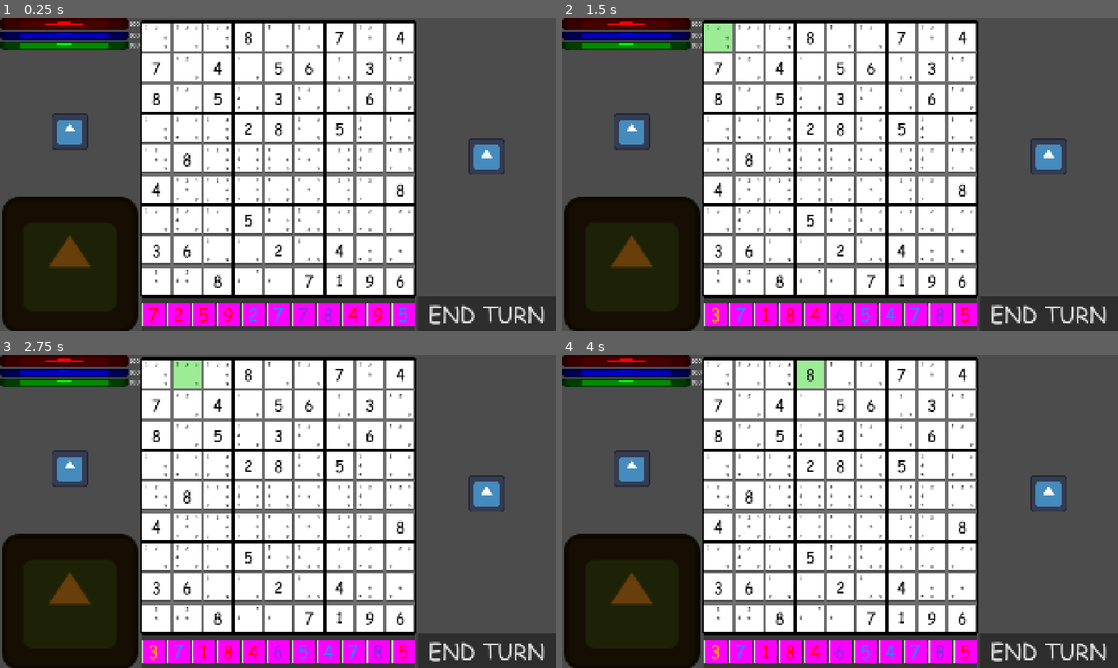
Above: before the commit, frames 1-4 (two rows, left to right).
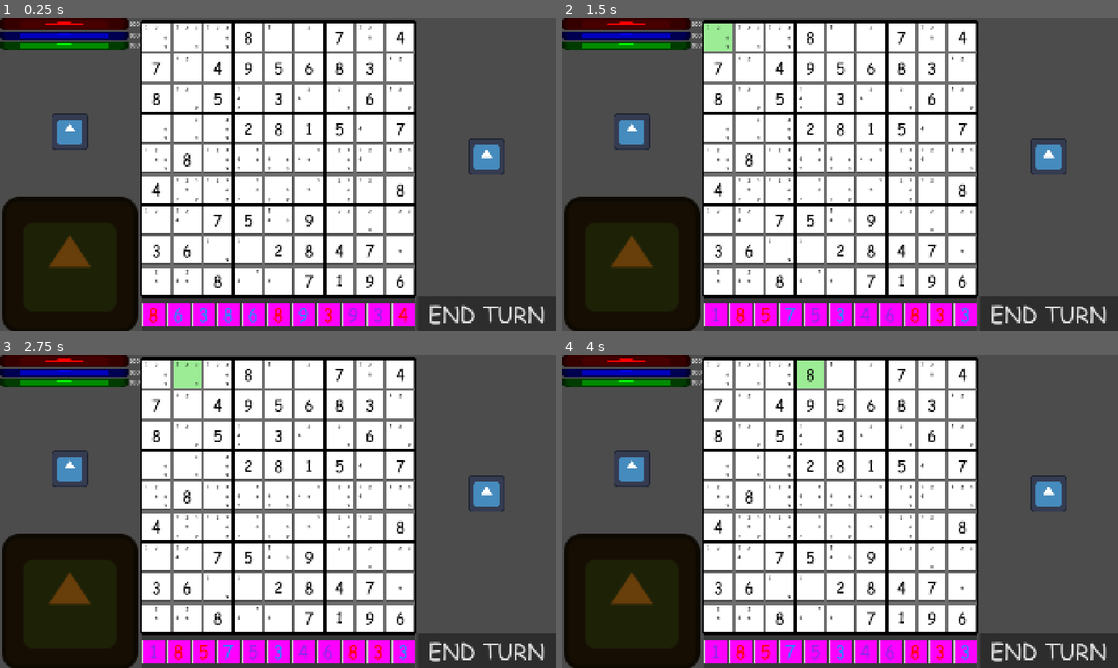
Above: after the commit, the same moments.

Repository: akm109/project_fortune
Game: Godot game, scene res://Scene/World/battle_ground.tscn
Two runs of this game, one before a commit and one after it. Both use one fixed random seed, a clock stepped at 60 frames per second and the inputs below. This scene is started directly instead of the project's main scene. The engine's default icon, where the game draws it, is replaced by a stand-in: a white triangle on a blue panel in a dark square.
Inputs:
- Up to frame 1 (0.25 s): no input
- Up to frame 2 (1.5 s): click "END TURN" at 0.5 s; click "1" at 1.25 s
- Up to frame 3 (2.75 s): click "1" at 2 s
- Up to frame 4 (4 s): click "1" at 2.75 s; click "1" at 3.5 s

The runs differ from the first frame. In frame 1, 1.2% of the frame differs, in the area x 26-74%, y 2-98%; in frame 2, 1.2%; in frame 3, 1.2%; in frame 4, 1.2%.

Commit message:
Improved hint eraser + rudiments of undo

Diff:
--- /dev/null
+++ b/Scene/Singletone/BattleHandler.tscn
@@ -0,0 +1,6 @@
+[gd_scene load_steps=2 format=3 uid="uid://bim2kljfkk8oe"]
+
+[ext_resource type="Script" uid="uid://ctsgunju736xc" path="res://Script/Singletone/battle_handler.gd" id="1_gtf16"]
+
+[node name="BattleHandler" type="Node"]
+script = ExtResource("1_gtf16")
--- a/Scene/World/battle_ground.tscn
+++ b/Scene/World/battle_ground.tscn
@@ -159,4 +159,11 @@
 grow_horizontal = 2
 grow_vertical = 2
 
+[node name="UndoTimer" type="Timer" parent="."]
+wait_time = 0.3
+
+[node name="UndoCooldownTimer" type="Timer" parent="."]
+wait_time = 0.1
+
 [connection signal="pressed" from="VBoxContainer2/Button" to="." method="_on_button_pressed"]
+[connection signal="timeout" from="UndoTimer" to="." method="_on_undo_timer_timeout"]
--- a/Scene/World/cell.tscn
+++ b/Scene/World/cell.tscn
@@ -1,6 +1,6 @@
 [gd_scene load_steps=23 format=3 uid="uid://dmuyrsrqg4sxm"]
 
-[ext_resource type="Script" uid="uid://dsc6n855lhvm8" path="res://Script/World/block.gd" id="2_7t761"]
+[ext_resource type="Script" uid="uid://dsc6n855lhvm8" path="res://Script/World/cell.gd" id="2_7t761"]
 
 [sub_resource type="Theme" id="Theme_lr26m"]
 Label/colors/font_color = Color(0, 0, 0, 1)
--- /dev/null
+++ b/Script/Singletone/battle_handler.gd
@@ -0,0 +1,29 @@
+extends Node
+
+
+var enemy_stats: Dictionary = {
+	"hp": 0,
+	"shield":0
+}
+
+var player_stats: Dictionary = {
+	"hp": 0,
+	"shield": 0,
+	"magick": 0,
+	"special": 0
+}
+
+
+
+func _on_placed_stone(stone: Stone):
+	var type = stone.heritage.type
+	var number = stone.heritage.number
+	match type:
+		"attack":
+			enemy_stats.hp -= number
+		"deffend":
+			player_stats.shield += number
+		"magick":
+			player_stats.magick += number
+		"special":
+			player_stats.special += number
--- a/Script/Singletone/global.gd
+++ b/Script/Singletone/global.gd
@@ -6,11 +6,13 @@
 var types:Array[String]= ["attack","deffend","magic","special"]
 var hovered_cell: Cell
 var choosen_hint: int = -1
+var paint_mode: String = "none"
 
 
 func _ready() -> void:
 	if const_rocks == []:
 		const_rocks = make_base_rock_set()
+		const_rocks.shuffle()
 	bag_rocks = const_rocks.duplicate(true)
 
 
--- a/Script/World/battle_ground.gd
+++ b/Script/World/battle_ground.gd
@@ -7,13 +7,16 @@
 @onready var ordinary_sudoku: GridContainer = $AspectRatioContainer/OrdinarySudoku
 @onready var stone_container: HBoxContainer = $Panel/StoneContainer
 @onready var bag: Sprite2D = $VBoxContainer/CenterContainer2/Control/Bag
+@onready var undo_timer: Timer = $UndoTimer
+@onready var undo_cooldown_timer: Timer = $UndoCooldownTimer
 
 
 var stone_path = load(SLib.globalize_path("res://Scene/World/stone.tscn"))
 var stones :Array[Stone]
 var stone_recess: Array[Vector2]
 var lying_stones:Array[Array]=[]
-
+var undo_list: Array[Array] =[]
+var unlimited_undo: bool = false
 
 func _ready() -> void:
 	lying_stones.resize(11)
@@ -54,20 +57,45 @@
 		ordinary_sudoku.highlight_hints(8)
 	if event.is_action_pressed("hint_9"):
 		ordinary_sudoku.highlight_hints(9)
-		print(lying_stones)
+
+	if event.is_action("RMB"):
+		Global.paint_mode = "none"
+
+	if event.is_action_released("ui_undo"):
+		unlimited_undo = false
+
+	if event.is_action_pressed("ui_undo"):
+		un_do()
+		undo_timer.start()
+
+	if event.is_action_pressed("ui_undo", true) and unlimited_undo and undo_cooldown_timer.is_stopped():
+		un_do()
+		undo_cooldown_timer.start()
 
 
 func _on_here(cell: Cell)-> void:
-	var hint_to_change: int = Global.choosen_hint
-	var cell_location: Array[int] = [int(cell.ID/9),cell.ID%9]
-	if cell.show_numb != 0 or not ordinary_sudoku.check_loyalty(hint_to_change, cell_location , ordinary_sudoku.shown_numbers):
+	var hint_to_change: int = Global.choosen_hint                                                                                   # what hint do we want to place
+	var cell_location: Array[int] = [int(cell.ID/9),cell.ID%9]                                                                      # where do we want to place it
+
+	if hint_to_change == -1:
+		return                                                                                                                      # did we even choosen hint?
+	if cell.numb != 0 or not ordinary_sudoku.check_loyalty(hint_to_change, cell_location , ordinary_sudoku.shown_numbers):          # check if there is a number in cell or is it legel to place such number here
 		return
-	if hint_to_change != -1:
-		cell.hints[hint_to_change-1].set_visible(not cell.hints[hint_to_change-1].is_visible())
-		if cell.hints[hint_to_change-1].is_visible():
-			cell.back.set_color(Color(0.7, 0.95, 1.0))
+
+	var is_hint_visible: bool = cell.hints[hint_to_change-1].is_visible()
+	if Global.paint_mode == "none":
+		if is_hint_visible:
+			Global.paint_mode = "erase"
 		else:
-			cell.back.set_color(Color.WHITE)
+			Global.paint_mode = "paint"
+
+	if Global.paint_mode == "paint":
+		cell.back.set_color(Color(0.7, 0.95, 1.0))
+		cell.hints[hint_to_change-1].set_visible(true)
+	else:
+		cell.back.set_color(Color.WHITE)
+		cell.hints[hint_to_change-1].set_visible(false)
+	undo_list.append([cell.ID,hint_to_change, is_hint_visible])
 
 
 func place_stones():
@@ -83,8 +111,8 @@
 
 func _on_stone_dropped(stone: Stone):
 	if Global.hovered_cell != null:
-		var cell = Global.hovered_cell
-		if cell.show_numb == 0:
+		var cell: Cell = Global.hovered_cell
+		if cell.numb == 0:
 			cell.assign_number(stone.heritage.number, stone.heritage.type)
 			ordinary_sudoku.shown_numbers[cell.ID/9][cell.ID%9] = stone.heritage.number
 			ordinary_sudoku.delete_hints()
@@ -93,6 +121,7 @@
 			stone.in_bag = true
 			ordinary_sudoku.highlight_hints(stone.heritage.number)
 			lying_stones.erase([stone.heritage.number,stone.heritage.type])
+			BattleHandler._on_placed_stone(stone)
 	else:
 		ordinary_sudoku.unhighlight_hints()
 
@@ -109,7 +138,18 @@
 
 func _on_button_pressed() -> void:
 	Global.bag_rocks.append_array(lying_stones)
-	for stone in stones:
+	lying_stones.clear()
+	lying_stones.resize(11)
+	for i in range(stones.size()):
+		var stone: Stone = stones[i]
 		stone.assign_heritage()
 		place_stones()
+		lying_stones[i]=[stone.heritage.number,stone.heritage.type]
 		stone.set_visible(true)
+
+
+func un_do():
+	pass
+
+func _on_undo_timer_timeout() -> void:
+	unlimited_undo = true
--- a/Script/World/block.gd
+++ b/Script/World/cell.gd
@@ -12,10 +12,11 @@
 
 
 var ID: int
-var show_numb:= 0
+var numb:= 0
 var hints:Array[Label]
 var type: String
-
+var init_number: bool
+var already_changed: bool = false
 
 signal here(cell: Cell)
 
@@ -30,15 +31,22 @@
 		hint.label_settings.set_font_color(Color.BLACK)
 
 
+func _process(delta: float) -> void:
+	if is_mouse_in():
+		if Input.is_action_pressed("RMB") and not already_changed:
+			here.emit(self)
+			already_changed = true
+
+
 func _input(event: InputEvent) -> void:
 	if event is InputEventMouseMotion:
 		if is_mouse_in():
 			Global.hovered_cell = self
 		elif Global.hovered_cell == self:
 			Global.hovered_cell = null
-	if event.is_action_pressed("RMB"):
-		if is_mouse_in():
-			here.emit(self)
+
+	if event.is_action_released("RMB"):
+		already_changed = false
 
 
 func assign_id(pop:int)->void:
@@ -74,7 +82,7 @@
 
 func assign_number(dop:int, cop:String)-> void:
 	number.set_text(str(dop))
-	show_numb = dop
+	numb = dop
 	type = cop
 	match type:
 		"attack":
@@ -90,7 +98,7 @@
 
 
 func delete_number()-> void:
-	show_numb = 0
+	numb = 0
 	number.set_text("")
 
 
@@ -100,7 +108,7 @@
 
 
 func show_number()-> void:
-	number.set_text(str(show_numb))
+	number.set_text(str(numb))
 	number.set_visible(true)
 
 
--- a/Script/World/stone.gd
+++ b/Script/World/stone.gd
@@ -60,12 +60,12 @@
 func assign_heritage() -> void:
 	if not is_node_ready():
 		await ready                                                    # wait a little so nothing brokes when we trie to do smth
-	var choosen_rock = Global.bag_rocks.pick_random().duplicate()  # I want marble just like yours but mine
-	Global.bag_rocks.erase(choosen_rock)                           # Throw away your marble
+	var choosen_rock = Global.bag_rocks.pick_random().duplicate()                    # I want marble just like yours but mine
+	Global.bag_rocks.erase(choosen_rock)
 	heritage.type = choosen_rock[1]
 	heritage.number = choosen_rock[0]
 	label.text = str(heritage.number)
-	match_color(heritage.type)                                     # Now stone looks just like that marble
+	match_color(heritage.type)                                         # Now stone looks just like that marble
 
 
 func match_color(type:String):
--- a/Script/World/sudoku_container.gd
+++ b/Script/World/sudoku_container.gd
@@ -33,7 +33,7 @@
 		for col in range(9):
 			reduced_solution[row][col] = solution[row][col]
 	reduced_solution = solution
-	reduct_numbers(randi_range(50,61))
+	reduct_numbers(randi_range(40,50))
 	assign_numbers()
 	delete_init_hints()
 	shown_numbers = reduced_solution.duplicate()
@@ -64,7 +64,7 @@
 	highlighted_hint = hint_ID                                        #remember what we highlighted later to unhighlight later if needed
 
 
-func unhighlight_hints()-> void:
+func unhighlight_hints()-> void:                                      #Just make it as it was from begining
 	for cell in cells:
 		cell.back.set_color(Color.WHITE)
 		for hint in cell.hints:
@@ -104,7 +104,7 @@
 	for cell in cells:
 		var row = int(cell.ID/9)
 		var col = cell.ID % 9
-		if cell.show_numb == 0:
+		if cell.numb == 0:
 			for possible_values in range(1,10):
 				if !check_loyalty(possible_values,[row,col], shown_numbers):
 					cell.hints[possible_values-1].hide()
@@ -117,7 +117,7 @@
 	for cell in cells:
 		var row = int(cell.ID/9)
 		var col = cell.ID % 9
-		if cell.show_numb == 0:
+		if cell.numb == 0:
 			for possible_values in range(1,10):
 				if !check_loyalty(possible_values,[row,col], reduced_solution):
 					cell.hints[possible_values-1].hide()
--- a/project.godot
+++ b/project.godot
@@ -19,6 +19,7 @@
 
 SLib="*res://addons/SLib/SLib.gd"
 Global="*res://Scene/Singletone/global.tscn"
+BattleHandler="*res://Scene/Singletone/BattleHandler.tscn"
 
 [display]
 
Not shown, added: Script/Singletone/battle_handler.gd.uid
Renamed: Script/World/block.gd.uid -> Script/World/cell.gd.uid
